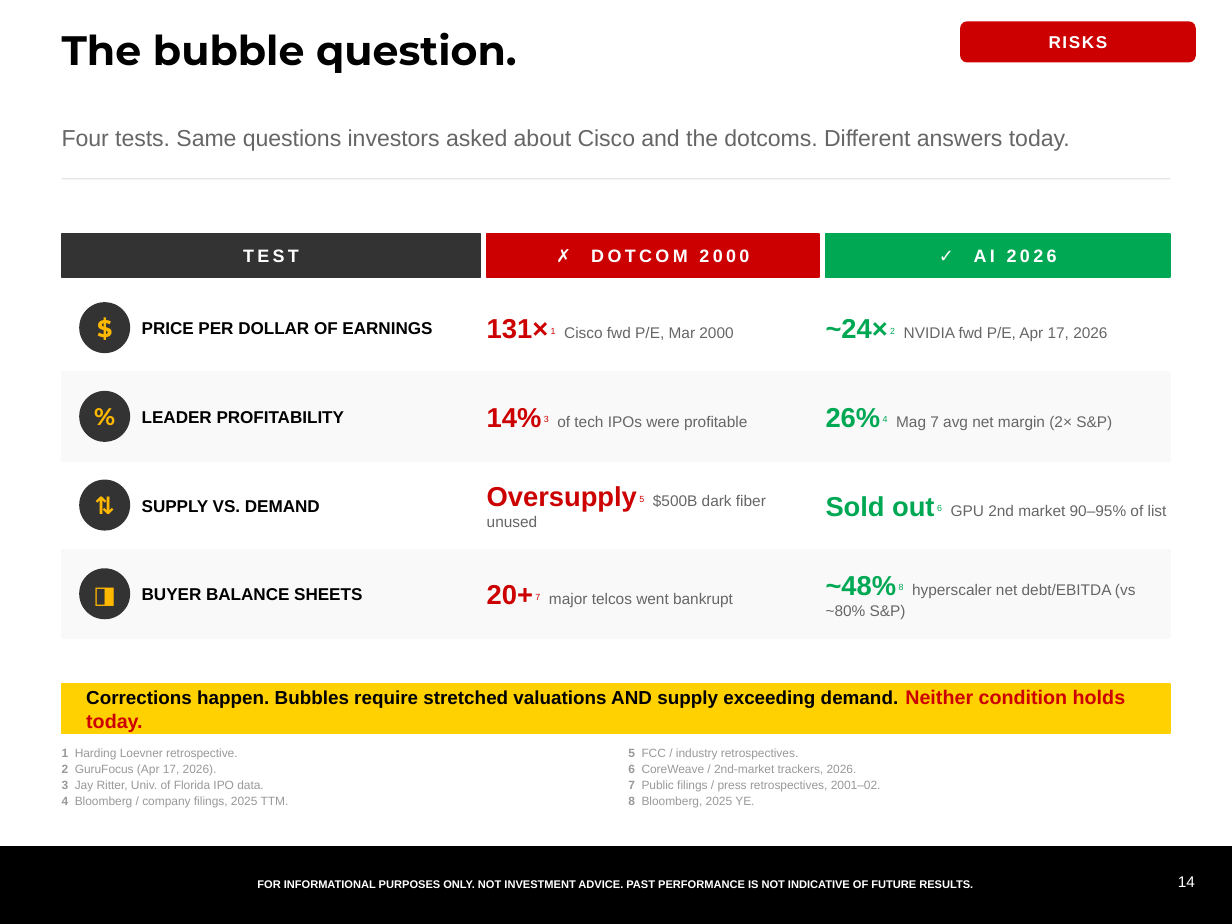
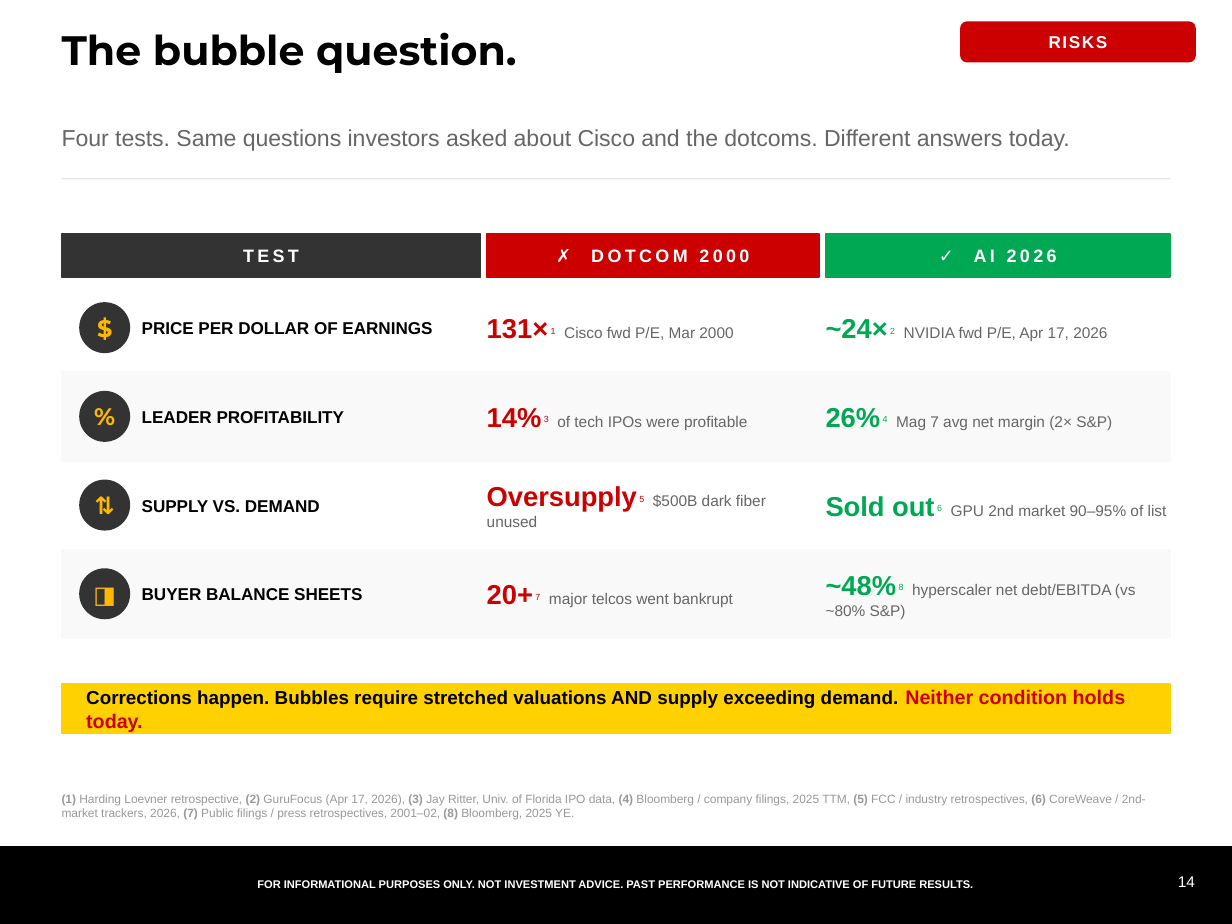
Before and after one commit to samuelcmcclellan-cell/ai-markets-deck, a slide deck: slide 14 of ai-markets-deck.pptx. Drawn at 1232x924 pixels with LibreOffice and Linux fonts; fonts in the diff are those of the drawing. Boxes give left, top, right and bottom in pixels: in the first picture for what was removed or moved away, otherwise in the second. Text is boxed around its words. In the diff, an @@ line names an element or a change of style, - is before the commit and + after.

```diff
--- a/ai-markets-deck.pptx
+++ b/ai-markets-deck.pptx
@@ text removed at bbox=[628, 748, 881, 808] @@
-5 FCC / industry retrospectives.
-6 CoreWeave / 2nd-market trackers, 2026.
-7 Public filings / press retrospectives, 2001–02.
-8 Bloomberg, 2025 YE.
@@ text at bbox=[62, 794, 1146, 820]: text changed @@
-1 Harding Loevner retrospective.
-2 GuruFocus (Apr 17, 2026).
-3 Jay Ritter, Univ. of Florida IPO data.
-4 Bloomberg / company filings, 2025 TTM.
+(1) Harding Loevner retrospective, (2) GuruFocus (Apr 17, 2026), (3) Jay Ritter, Univ. of Florida IPO data, (4) Bloomberg / company filings, 2025 TTM, (5) FCC / industry retrospectives, (6) CoreWeave / 2nd-market trackers, 2026, (7) Public filings / press retrospectives, 2001–02, (8) Bloomberg, 2025 YE.
```
Also in this commit, not shown: 3 other slides changed, 5 other files.
